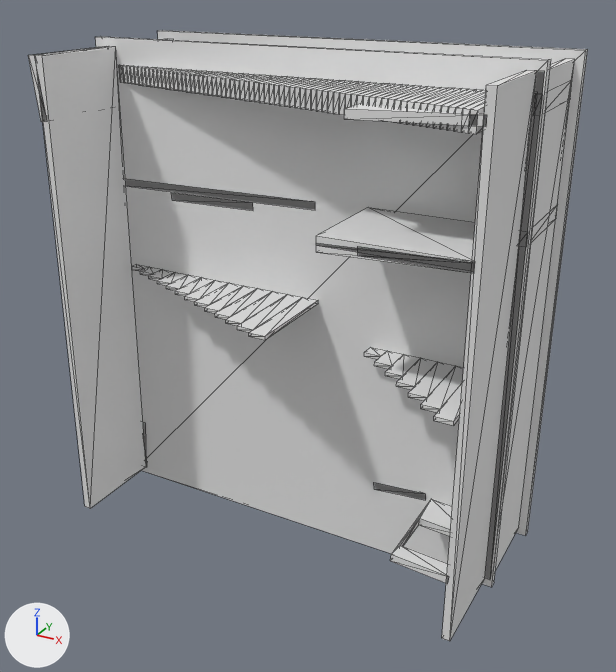
Two versions of the glTF model maison.glb, one commit apart.
One viewpoint serves both versions: a 50 mm camera at (16.15, -19.8, 14.31) aimed at (6.63, -2.5, 5.65). The axes (+X, +Y, +Z) are drawn at lower left. The lights are the same throughout. The first picture is the older version. Mesh edges are drawn as thin lines. Vertices at exactly the same position are counted once.

Before the edit, the objects in view are built like this:
```python
me_geometry_0 = bpy.data.meshes.new('geometry_0')
me_geometry_0.from_pydata(...)  # 1582 vertices, 3092 faces; spans x 0.53..12.07, y -5.0..0.2, z -0.14..12.56
# before: 942 (12.07, 0.2, -0.14) at pixel (527, 531), 943 (12.07, 0.0, -0.14) at pixel (525, 535), 944 (12.07, 0.2, 12.55) at pixel (587, 49), 945 (12.07, 0.0, 12.55) at pixel (585, 50)
ob_geometry_0 = bpy.data.objects.new('geometry_0', me_geometry_0)
ob_geometry_0.location = (0.0, 0.0, 0.0)
```
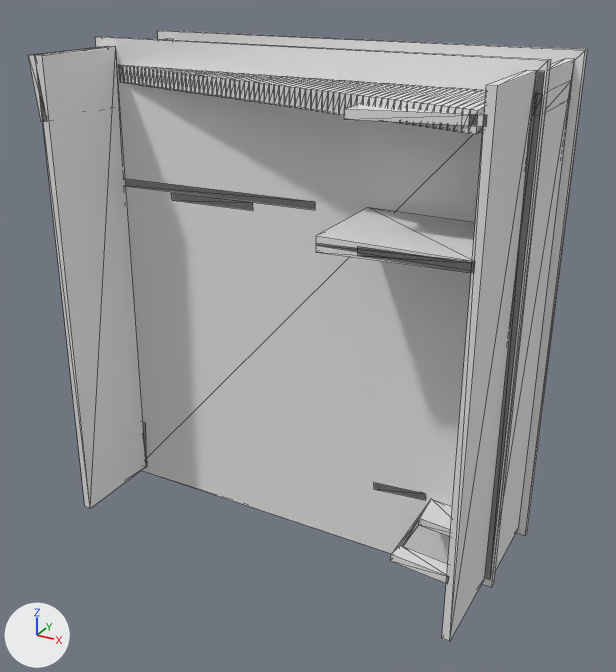
Location of each change, (x1, y1, x2, y2) in pixels of the pictures (616 x 672 px; the box of a moved part takes in the faces that stretch with it):
part 1 of me_geometry_0, deleted
    before: (519, 204, 558, 246)
part 2 of me_geometry_0, deleted
    before: (132, 264, 318, 340)
part 3 of me_geometry_0, deleted
    before: (364, 347, 464, 426)
part 4 of me_geometry_0, moved or reshaped
    before: (158, 30, 588, 536)
    after: (158, 30, 588, 535)

What the commit changed:
me_geometry_0 is used by ob_geometry_0; location (0.0, 0.0, 0.0).
Verts and faces of me_geometry_0; kept vertices keep their numbers, new ones are numbered from 1582.
me_geometry_0 had 1582 vertices, 3092 faces and spanned x 0.53..12.07, y -5.0..0.2, z -0.14..12.56.
me_geometry_0 now has 1132 vertices, 2204 faces and spans x 0.53..12.06, y -5.0..0.2, z -0.14..12.56.
me_geometry_0 part 1: the loose piece of 326 vertices spanning x 0.79..11.87, y -2.5..0.0, z 8.8..9.14 is deleted.
me_geometry_0 part 2: the loose piece of 80 vertices spanning x 1.25..6.92, y -5.0..-2.5, z 6.58..6.67 is deleted.
me_geometry_0 part 3: the loose piece of 44 vertices spanning x 8.36..11.39, y -5.0..-2.5, z 5.62..5.73 is deleted.
Part 4, on me_geometry_0:
Vertices 942 to 945 move by (-0.01, 0.0, 0.0).
